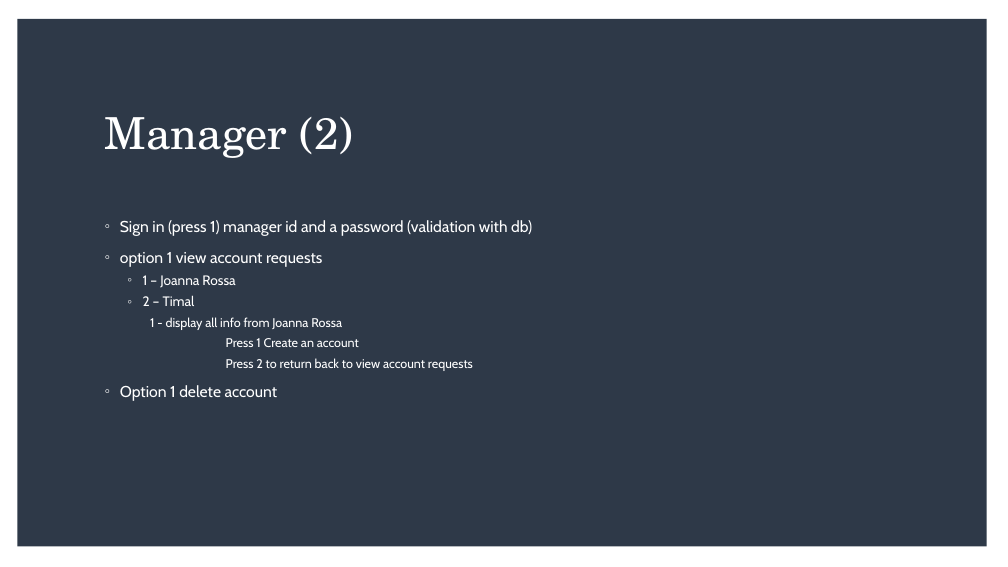
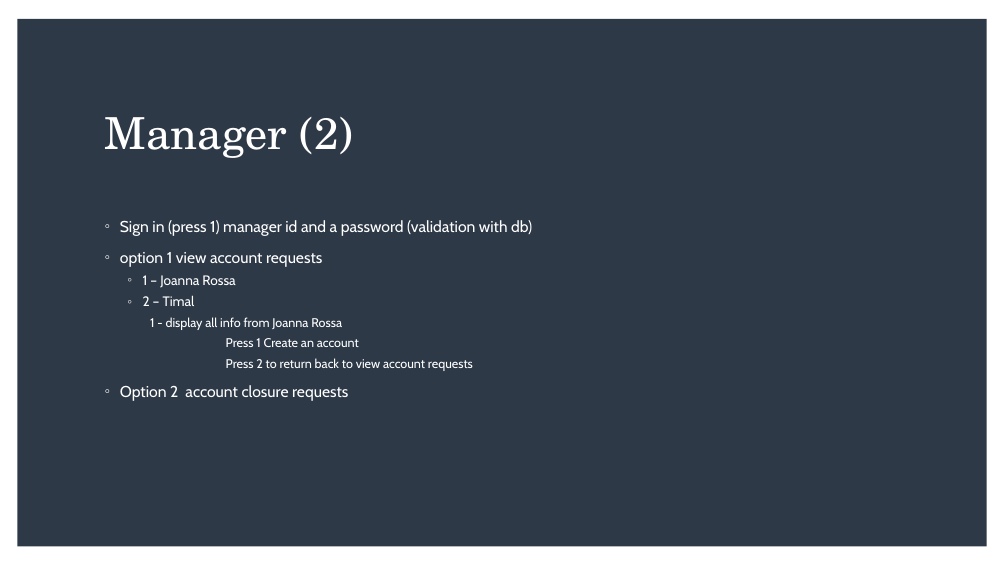
Before and after one commit to JoannaRossa/python-banking-system, a slide deck: slide 8 of Welcome-to-ATM.pptx. Drawn at 1008x567 pixels with LibreOffice and Linux fonts; fonts in the diff are those of the drawing. Boxes give left, top, right and bottom in pixels: in the first picture for what was removed or moved away, otherwise in the second. Text is boxed around its words. In the diff, an @@ line names an element or a change of style, - is before the commit and + after.

```diff
--- a/Welcome-to-ATM.pptx
+++ b/Welcome-to-ATM.pptx
@@ text at [120,385,348,401]: text changed @@
-◦ Option 1 delete account
+◦ Option 2 account closure requests
```
Also in this commit, not shown: 2 other files.
